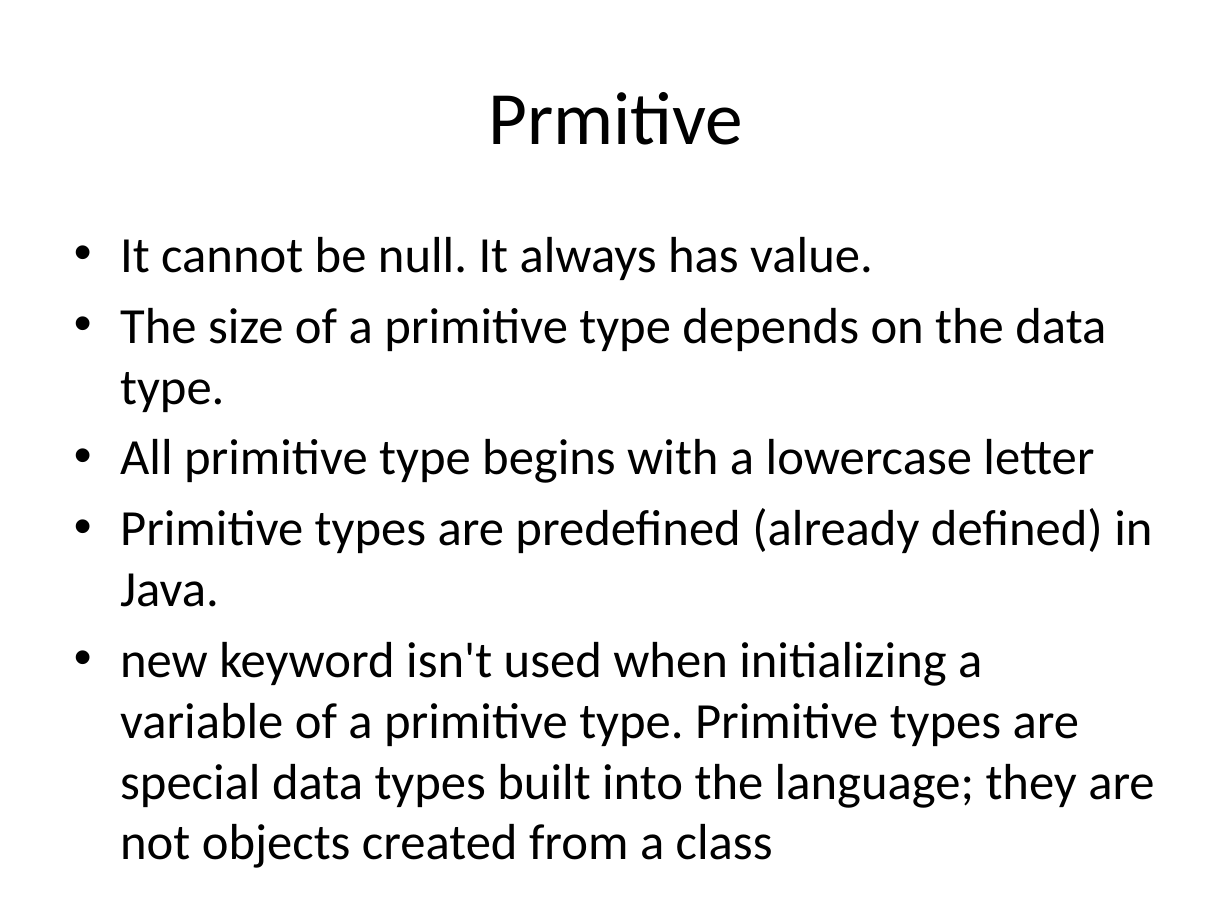
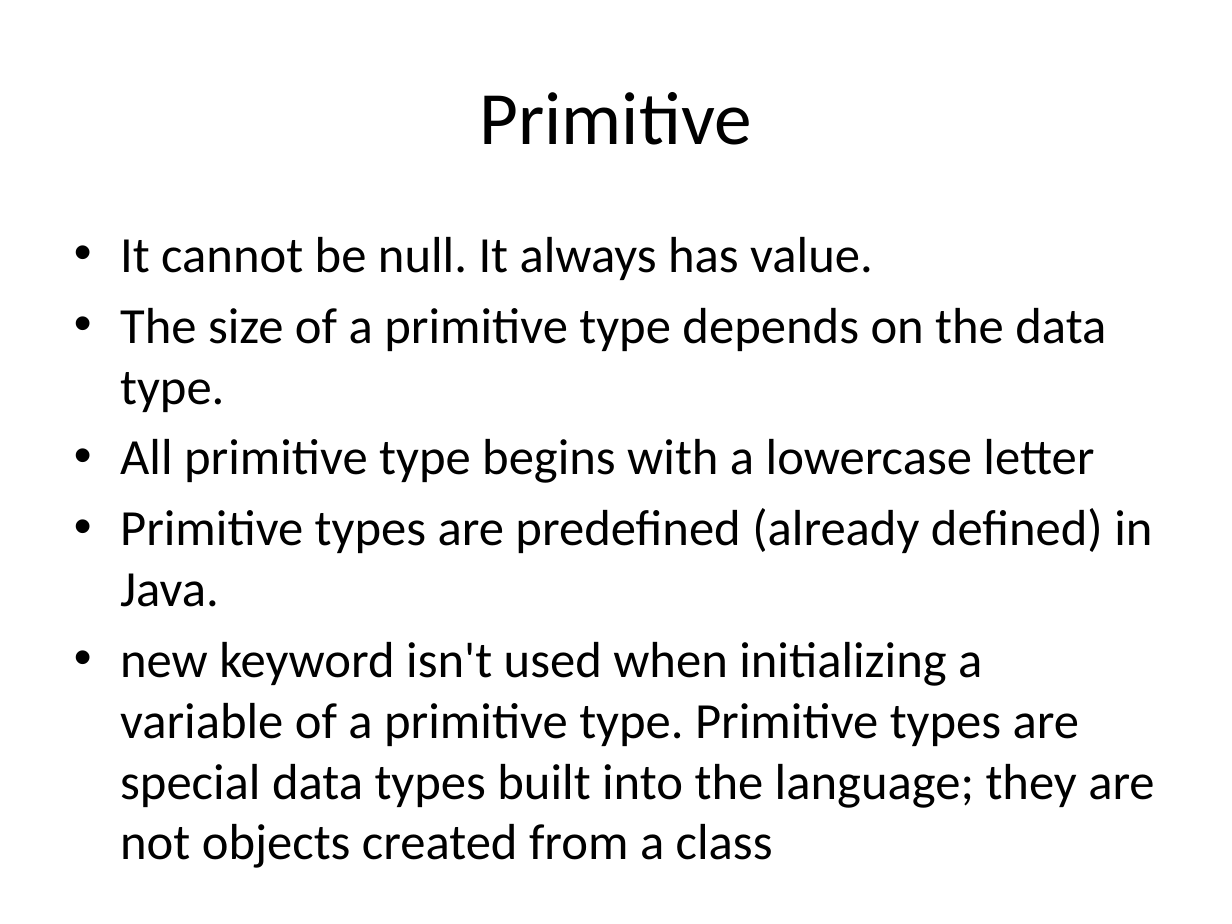
Before and after one commit to BesantJ2ee/Java_09_July_2022_10_30_Batch, a slide deck: slide 27 of PowerPoints/Module_3/Module3_Fundamental_of_Java_Programming.pptx. Drawn at 1232x924 pixels with LibreOffice and Linux fonts; fonts in the diff are those of the drawing. Boxes give left, top, right and bottom in pixels: in the first picture for what was removed or moved away, otherwise in the second. Text is boxed around its words. In the diff, an @@ line names an element or a change of style, - is before the commit and + after.

```diff
--- a/PowerPoints/Module_3/Module3_Fundamental_of_Java_Programming.pptx
+++ b/PowerPoints/Module_3/Module3_Fundamental_of_Java_Programming.pptx
@@ title at (x1=480, y1=92, x2=752, y2=145): text changed @@
-Prmitive
+Primitive
```
Also in this commit, not shown: 4 other slides changed, 8 other files.
